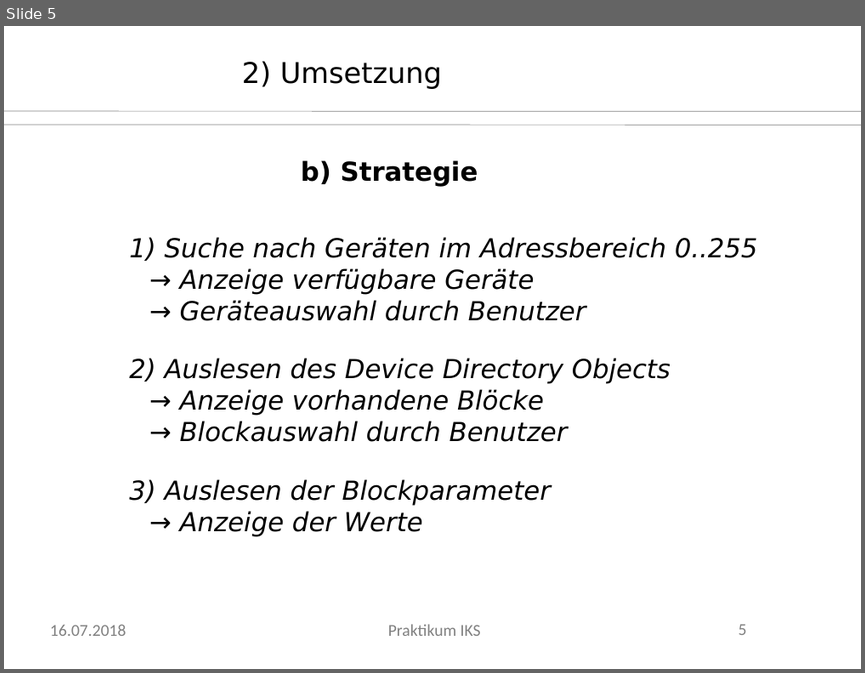
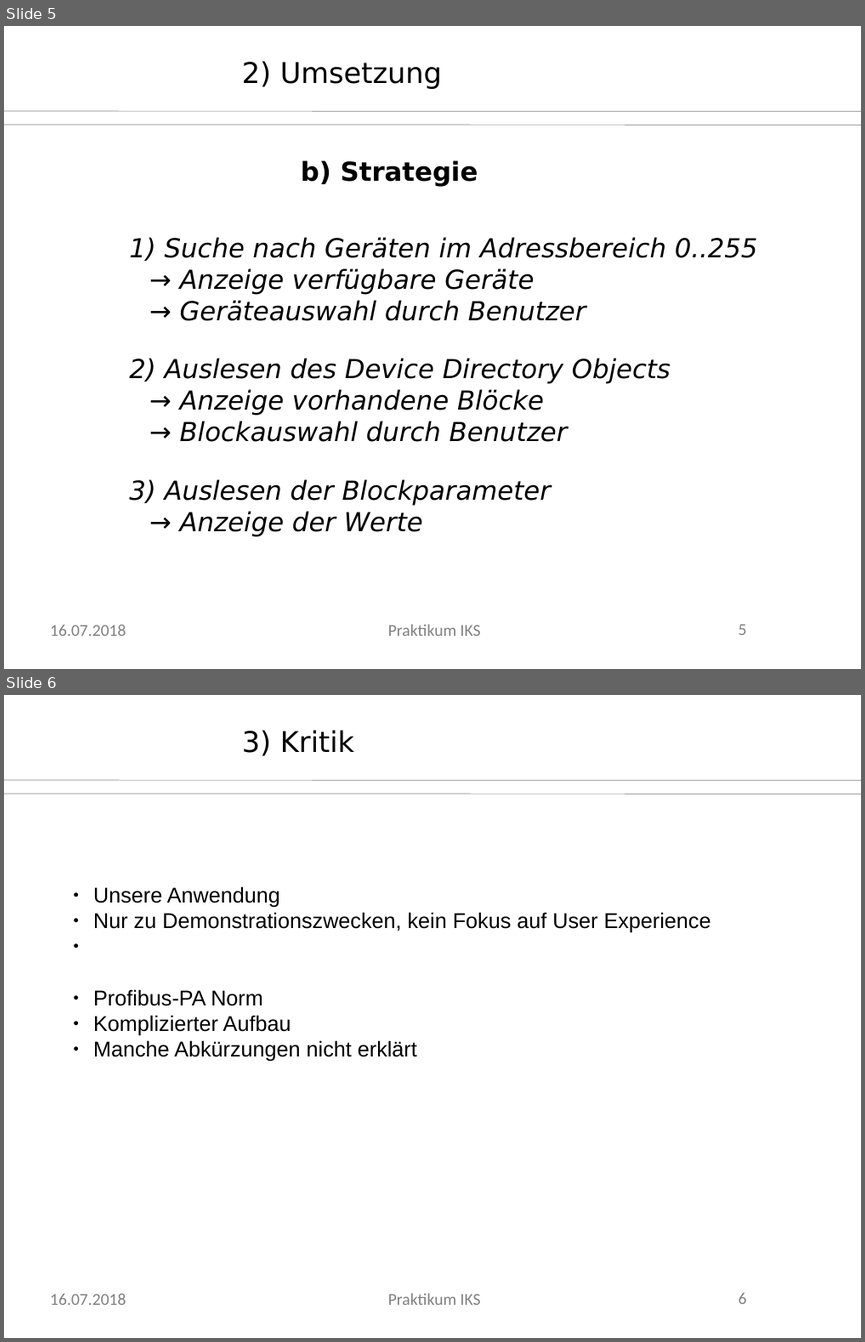
Before and after one commit to axelwogawa/PROFIBus-Profis, a slide deck: presentation/praesi.odp. Shown one above the other, each under a label of ours: slide 5 before the commit, slides 5 and 6 after it. The pictures are 865x673 and 865x1342 pixels, drawn with LibreOffice and Linux fonts; fonts in the diff are those of the drawing; background and template pictures are left out. Boxes give left, top, right and bottom in pixels: in the first picture for what was removed or moved away, otherwise in the second. Text is boxed around its words. In the diff, an @@ line names an element or a change of style, - is before the commit and + after.

```diff
--- a/presentation/praesi.odp
+++ b/presentation/praesi.odp
@@ slide 6 added at (4, 695, 861, 1338), background #FFFFFF; not listed: 5 template elements that a slide beside it also shows @@
@@ text added at (242, 730, 354, 756), 24 pt, text #000000 @@
+3) Kritik
@@ text added at (93, 886, 711, 1061), 18 pt, text #000000 @@
+● Unsere Anwendung
+● Nur zu Demonstrationszwecken, kein Fokus auf User Experience
+● Profibus-PA Norm
+● Komplizierter Aufbau
+● Manche Abkürzungen nicht erklärt
```
Also in this commit, not shown: 1 slide removed, 8 other files.
